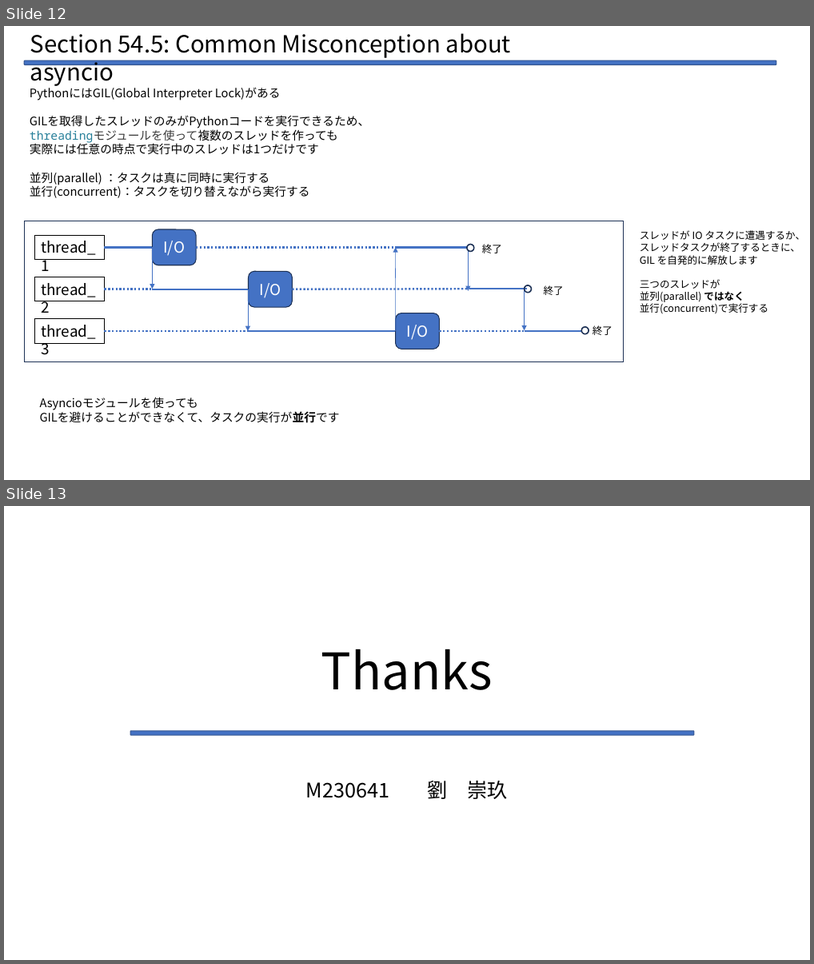
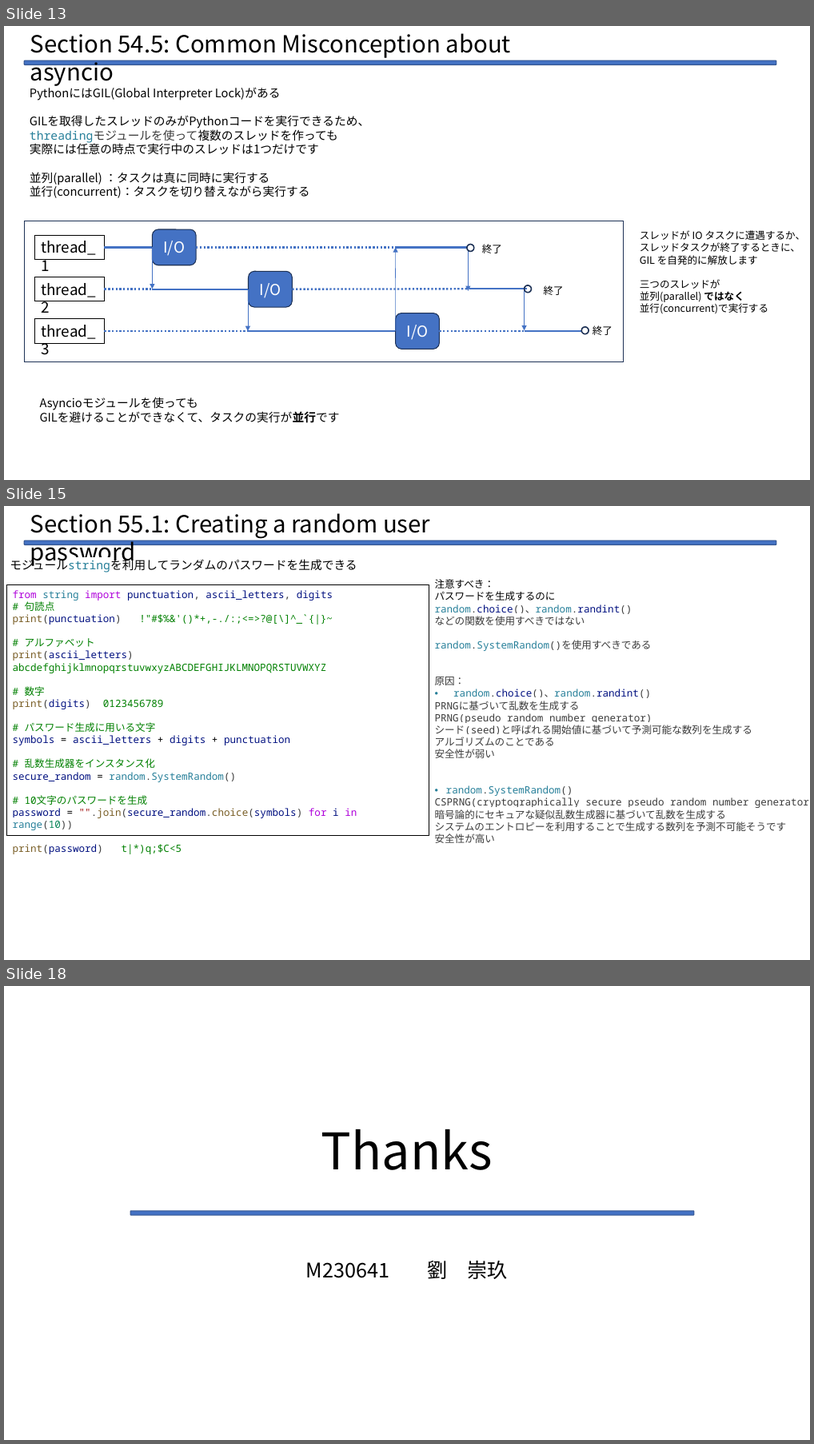
Before and after one commit to Legolas9999/zemi, a slide deck: lcj_zemi_python.pptx. Shown one above the other, each under a label of ours: slides 12 and 13 before the commit, slides 13, 15 and 18 after it; the slides between them are not shown. The pictures are 814x964 and 814x1444 pixels, drawn with LibreOffice and Linux fonts; fonts in the diff are those of the drawing. Boxes give left, top, right and bottom in pixels: in the first picture for what was removed or moved away, otherwise in the second. Text is boxed around its words. In the diff, an @@ line names an element or a change of style, - is before the commit and + after.

```diff
--- a/lcj_zemi_python.pptx
+++ b/lcj_zemi_python.pptx
@@ slide 15 added at bbox=[4, 506, 810, 960], background #FFFFFF @@
@@ text added at bbox=[30, 513, 430, 567], 28 pt, text #000000 @@
+Section 55.1: Creating a random user password
@@ rounded rectangle added at bbox=[24, 540, 777, 544], fill #4472C4, outline #325491 1 pt @@
@@ text added at bbox=[10, 557, 357, 572], 14 pt, text #000000 @@
+モジュールstringを利用してランダムのパスワードを生成できる
@@ rectangle added at bbox=[6, 585, 429, 836], outline #000000 0.75 pt, 12 pt, text #008000 @@
+from string import punctuation, ascii_letters, digits
+# 句読点
+print(punctuation) !"#$%&'()*+,-./:;<=>?@[\]^_`{|}~
+# アルファベット
+print(ascii_letters) abcdefghijklmnopqrstuvwxyzABCDEFGHIJKLMNOPQRSTUVWXYZ
+# 数字
+print(digits) 0123456789
+# パスワード生成に用いる文字
+symbols = ascii_letters + digits + punctuation
+# 乱数生成器をインスタンス化
+secure_random = random.SystemRandom()
+# 10文字のパスワードを生成
+password = "".join(secure_random.choice(symbols) for i in range(10))
+print(password) t|*)q;$C<5
@@ text added at bbox=[435, 579, 810, 843], 12 pt, text #3B3B3B @@
+注意すべき：
+パスワードを生成するのに
+random.choice()、random.randint()
+などの関数を使用すべきではない
+random.SystemRandom()を使用すべきである
+原因：
+• random.choice()、random.randint()
+PRNGに基づいて乱数を生成する
+PRNG(pseudo random number generator)
+シード(seed)と呼ばれる開始値に基づいて予測可能な数列を生成する
+アルゴリズムのことである
+安全性が弱い
+• random.SystemRandom()
+CSPRNG(cryptographically secure pseudo random number generator)
+暗号論的にセキュアな疑似乱数生成器に基づいて乱数を生成する
+システムのエントロピーを利用することで生成する数列を予測不可能そうです
+安全性が高い
@@ what was slide 12 is now slide 13 @@
@@ what was slide 13 is now slide 18 @@
```
Also in this commit, not shown: 4 other slides added, 1 other file.
